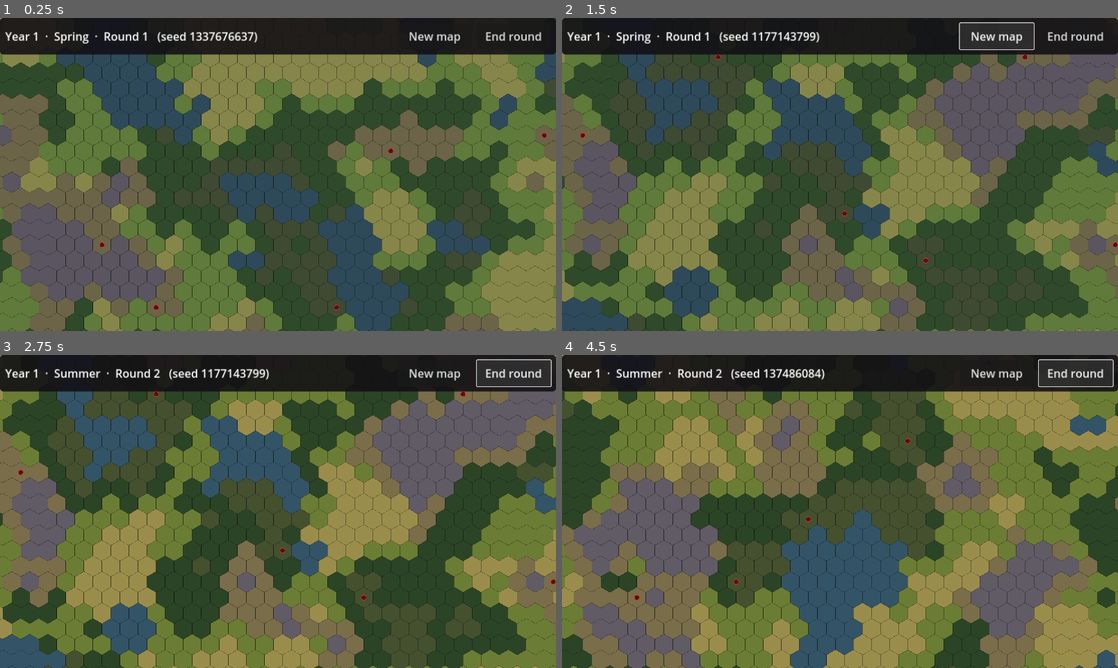
Above: before the commit, frames 1-4 (two rows, left to right).
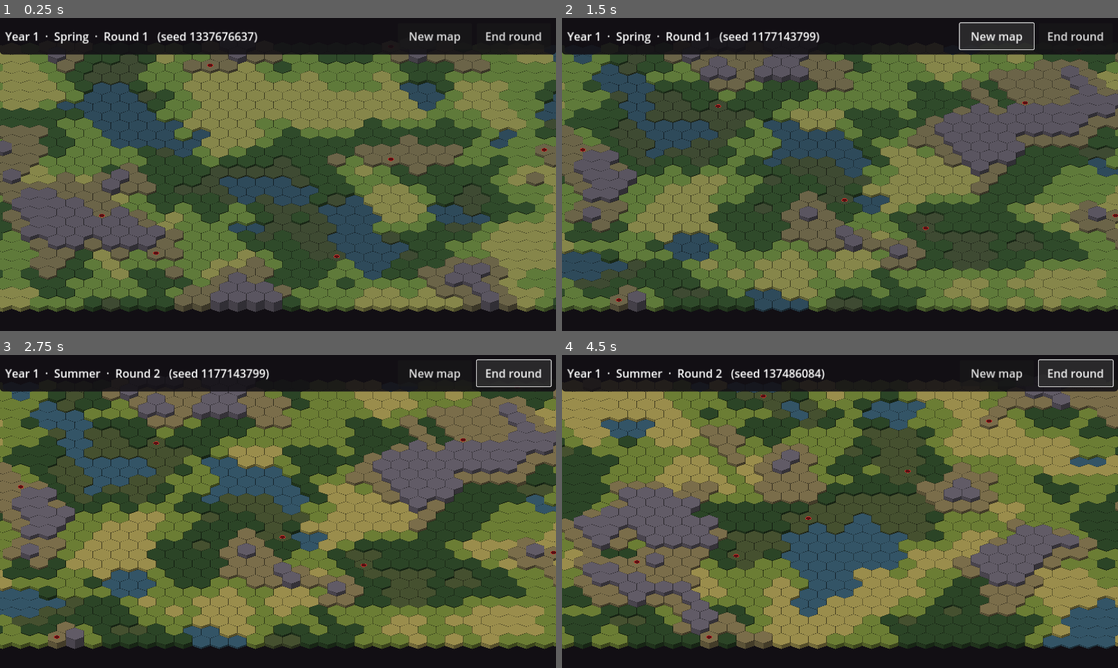
Above: after the commit, the same moments.

Repository: divinegigas/4x-hex
Game: Godot game, scene res://scenes/main.tscn
Two runs of this game, one before a commit and one after it. Both use one fixed random seed, a clock stepped at 60 frames per second and the inputs below.
Inputs:
- Up to frame 1 (0.25 s): no input
- Up to frame 2 (1.5 s): click "New map" at 0.5 s; click "New map" at 1.25 s
- Up to frame 3 (2.75 s): click "End round" at 2 s
- Up to frame 4 (4.5 s): click "End round" at 2.75 s; click "New map" at 3.5 s; click "End round" at 4.25 s

The runs differ from the first frame. In frame 1, 52% of the frame differs, in the area x 0-100%, y 0-100%; in frame 2, 51%; in frame 3, 58%; in frame 4, 55%.

Commit message:
Isometric 2.5D map view with terrain elevation
- Grid squashed vertically (data/view.json iso_y_scale) for a tilted camera
- Tiles are raised blocks with shaded side walls, height from terrain elevation
- Back-to-front draw order; picking hits the front-most visible tile
- Lairs drawn as flat pits; tests for iso layout, ordering and picking

Co-Authored-By: Claude Opus 5.5 <noreply@anthropic.com>
Claude-Session: https://claude.ai/code/session_01Luh6wHY1NRUDrXPTDzJxBP

Diff:
--- a/data/terrain.json
+++ b/data/terrain.json
@@ -1,47 +1,138 @@
 {
-  "_notes": "Terrain types (design doc section 3). 'base' is …(247 unchanged characters)… elds and costs are placeholders to tune.",
+  "_notes": "Terrain types (design doc section 3). 'base' is …(247 unchanged characters)… elds and costs are placeholders to tune. 'elevation' is the tile's height in the isometric view (and later terrain effects); multiplied by height_unit in view.json.",
   "terrains": {
     "grassland": {
       "name": "Grassland",
-      "base": { "passable": true, "move_cost": 1.0, "food": 2.0, "wood": 0.0, "stone": 0.0, "gold": 0.0 },
+      "elevation": 1.0,
+      "base": {
+        "passable": true,
+        "move_cost": 1.0,
+        "food": 2.0,
+        "wood": 0.0,
+        "stone": 0.0,
+        "gold": 0.0
+      },
       "season_overrides": {},
-      "colors": { "spring": "#5f7a3a", "summer": "#6b7d34", "fall": "#7a6a32", "winter": "#c9cfd2" }
+      "colors": {
+        "spring": "#5f7a3a",
+        "summer": "#6b7d34",
+        "fall": "#7a6a32",
+        "winter": "#c9cfd2"
+      }
     },
     "plains": {
       "name": "Plains",
-      "base": { "passable": true, "move_cost": 1.0, "food": 1.0, "wood": 0.0, "stone": 0.0, "gold": 1.0 },
+      "elevation": 1.0,
+      "base": {
+        "passable": true,
+        "move_cost": 1.0,
+        "food": 1.0,
+        "wood": 0.0,
+        "stone": 0.0,
+        "gold": 1.0
+      },
       "season_overrides": {},
-      "colors": { "spring": "#86864a", "summer": "#9a8d4c", "fall": "#8e6b3a", "winter": "#d5d8da" }
+      "colors": {
+        "spring": "#86864a",
+        "summer": "#9a8d4c",
+        "fall": "#8e6b3a",
+        "winter": "#d5d8da"
+      }
     },
     "forest": {
       "name": "Forest",
-      "base": { "passable": true, "move_cost": 2.0, "food": 1.0, "wood": 2.0, "stone": 0.0, "gold": 0.0 },
+      "elevation": 1.2,
+      "base": {
+        "passable": true,
+        "move_cost": 2.0,
+        "food": 1.0,
+        "wood": 2.0,
+        "stone": 0.0,
+        "gold": 0.0
+      },
       "season_overrides": {},
-      "colors": { "spring": "#2f4a2a", "summer": "#2b4426", "fall": "#5a3a1e", "winter": "#7d8b86" }
+      "colors": {
+        "spring": "#2f4a2a",
+        "summer": "#2b4426",
+        "fall": "#5a3a1e",
+        "winter": "#7d8b86"
+      }
     },
     "hills": {
       "name": "Hills",
-      "base": { "passable": true, "move_cost": 2.0, "food": 1.0, "wood": 0.0, "stone": 1.0, "gold": 0.0 },
+      "elevation": 2.0,
+      "base": {
+        "passable": true,
+        "move_cost": 2.0,
+        "food": 1.0,
+        "wood": 0.0,
+        "stone": 1.0,
+        "gold": 0.0
+      },
       "season_overrides": {},
-      "colors": { "spring": "#6b6448", "summer": "#7a6d4a", "fall": "#6e5638", "winter": "#b9bcbc" }
+      "colors": {
+        "spring": "#6b6448",
+        "summer": "#7a6d4a",
+        "fall": "#6e5638",
+        "winter": "#b9bcbc"
+      }
     },
     "mountains": {
       "name": "Mountains",
-      "base": { "passable": true, "move_cost": 3.0, "food": 0.0, "wood": 0.0, "stone": 2.0, "gold": 1.0 },
+      "elevation": 3.5,
+      "base": {
+        "passable": true,
+        "move_cost": 3.0,
+        "food": 0.0,
+        "wood": 0.0,
+        "stone": 2.0,
+        "gold": 1.0
+      },
       "season_overrides": {},
-      "colors": { "spring": "#5a5560", "summer": "#615b66", "fall": "#57505a", "winter": "#e4e6ea" }
+      "colors": {
+        "spring": "#5a5560",
+        "summer": "#615b66",
+        "fall": "#57505a",
+        "winter": "#e4e6ea"
+      }
     },
     "swamp": {
       "name": "Swamp",
-      "base": { "passable": true, "move_cost": 3.0, "food": 1.0, "wood": 1.0, "stone": 0.0, "gold": 0.0 },
+      "elevation": 0.5,
+      "base": {
+        "passable": true,
+        "move_cost": 3.0,
+        "food": 1.0,
+        "wood": 1.0,
+        "stone": 0.0,
+        "gold": 0.0
+      },
       "season_overrides": {},
-      "colors": { "spring": "#3e4a32", "summer": "#45502f", "fall": "#4a3f2a", "winter": "#8a948a" }
+      "colors": {
+        "spring": "#3e4a32",
+        "summer": "#45502f",
+        "fall": "#4a3f2a",
+        "winter": "#8a948a"
+      }
     },
     "lake": {
       "name": "Lake",
-      "base": { "passable": false, "move_cost": 1.0, "food": 1.0, "wood": 0.0, "stone": 0.0, "gold": 0.0 },
+      "elevation": 0.0,
+      "base": {
+        "passable": false,
+        "move_cost": 1.0,
+        "food": 1.0,
+        "wood": 0.0,
+        "stone": 0.0,
+        "gold": 0.0
+      },
       "season_overrides": {},
-      "colors": { "spring": "#2e4a5a", "summer": "#335466", "fall": "#2a4250", "winter": "#a9c3cf" }
+      "colors": {
+        "spring": "#2e4a5a",
+        "summer": "#335466",
+        "fall": "#2a4250",
+        "winter": "#a9c3cf"
+      }
     }
   }
 }
--- /dev/null
+++ b/data/view.json
@@ -0,0 +1,9 @@
+{
+  "_notes": "Isometric view settings (display only, never game rules). iso_y_scale squashes the map vertically to fake a tilted camera (1.0 = top-down). hex_size is centre-to-corner in world pixels. A tile's top face is raised by terrain elevation x height_unit; every tile also gets a slab of base_thickness so flat ground still shows an edge. wall_shade_left/right darken the two visible side walls.",
+  "iso_y_scale": 0.6,
+  "hex_size": 48,
+  "height_unit": 10,
+  "base_thickness": 6,
+  "wall_shade_left": 0.25,
+  "wall_shade_right": 0.45
+}
--- a/src/sim/game_data.gd
+++ b/src/sim/game_data.gd
@@ -33,6 +33,11 @@
 
 func terrain_name(id: String) -> String:
 	return str(terrain(id).get("name", id))
+
+
+## Height of the terrain (used by the isometric view; later by terrain effects).
+func terrain_elevation(id: String) -> float:
+	return float(terrain(id).get("elevation", 0.0))
 
 
 func terrain_color(id: String, season_id: String) -> Color:
@@ -75,6 +80,9 @@
 		errors.append("terrain.json: no terrains defined")
 	for id in terrains:
 		var t: Dictionary = terrains[id]
+		var elev: Variant = t.get("elevation", 0.0)
+		if typeof(elev) != TYPE_FLOAT and typeof(elev) != TYPE_INT:
+			errors.append("terrain.json: '%s' elevation is not a number" % id)
 		if not t.has("base"):
 			errors.append("terrain.json: '%s' has no 'base' block" % id)
 		var colors: Dictionary = t.get("colors", {})
--- a/src/view/hex_layout.gd
+++ b/src/view/hex_layout.gd
@@ -1,31 +1,39 @@
 ## Converts between axial hex coords and 2D pixel positions (pointy-top).
+## `y_scale` < 1 squashes the grid vertically for an isometric (tilted camera) look;
+## all conversions stay exact inverses of each other.
 extends RefCounted
 
 const Hex = preload("res://src/sim/hex.gd")
 const SQRT3 := 1.7320508075688772
 
-## Distance from a hex's centre to any corner, in world pixels.
+## Distance from a hex's centre to any corner, in world pixels (before squash).
 var size: float
+## Vertical squash: 1.0 = top-down, ~0.6 = isometric.
+var y_scale: float
 
 
-func _init(hex_size: float = 48.0) -> void:
+func _init(hex_size: float = 48.0, vertical_scale: float = 1.0) -> void:
 	size = hex_size
+	y_scale = vertical_scale
 
 
 func to_pixel(c: Vector2i) -> Vector2:
-	return Vector2(size * (SQRT3 * c.x + SQRT3 / 2.0 * c.y), size * 1.5 * c.y)
+	return Vector2(size * (SQRT3 * c.x + SQRT3 / 2.0 * c.y), size * 1.5 * c.y * y_scale)
 
 
+## Ground-plane pixel -> hex (ignores elevation; see IsoMapGeometry.pick for tall tiles).
 func to_hex(p: Vector2) -> Vector2i:
-	var q := (SQRT3 / 3.0 * p.x - p.y / 3.0) / size
-	var r := (2.0 / 3.0 * p.y) / size
+	var y := p.y / y_scale
+	var q := (SQRT3 / 3.0 * p.x - y / 3.0) / size
+	var r := (2.0 / 3.0 * y) / size
 	return Hex.round_axial(q, r)
 
 
+## Corners in order: 0 upper-right, 1 lower-right, 2 bottom, 3 lower-left, 4 upper-left, 5 top.
 func corners(c: Vector2i, scale: float = 1.0) -> PackedVector2Array:
 	var center := to_pixel(c)
 	var pts := PackedVector2Array()
 	for i in 6:
 		var angle := deg_to_rad(60.0 * i - 30.0)
-		pts.append(center + Vector2(cos(angle), sin(angle)) * size * scale)
+		pts.append(center + Vector2(cos(angle), sin(angle) * y_scale) * size * scale)
 	return pts
--- /dev/null
+++ b/src/view/iso_map_geometry.gd
@@ -0,0 +1,84 @@
+## Precomputed isometric shapes for every tile: the raised top face, the two
+## visible side walls, back-to-front draw order and hit testing.
+## Pure (no Nodes) so it can be tested headless. Rebuild when elevations change.
+extends RefCounted
+
+const HexLayout = preload("res://src/view/hex_layout.gd")
+
+var layout: HexLayout
+var height_unit: float
+var base_thickness: float
+
+## Coords sorted back (top of screen) to front.
+var order: Array[Vector2i] = []
+## coord -> PackedVector2Array, the raised top face.
+var tops := {}
+## coord -> [left wall, right wall], each a PackedVector2Array quad.
+var walls := {}
+## coord -> Vector2, centre of the raised top face.
+var centers := {}
+
+
+func _init(hex_layout: HexLayout, unit: float = 10.0, base: float = 6.0) -> void:
+	layout = hex_layout
+	height_unit = unit
+	base_thickness = base
+
+
+## `elevation_of` maps a coord to its terrain elevation.
+func build(coords: Array, elevation_of: Callable) -> void:
+	order.clear()
+	tops.clear()
+	walls.clear()
+	centers.clear()
+	for c in coords:
+		order.append(c)
+	# Rows further up the screen first; within a row, left to right.
+	order.sort_custom(func(a: Vector2i, b: Vector2i) -> bool:
+		if a.y != b.y:
+			return a.y < b.y
+		return a.x < b.x
+	)
+	for c in order:
+		var lift: float = float(elevation_of.call(c)) * height_unit
+		var up := Vector2(0, -lift)
+		var top := layout.corners(c)
+		for i in top.size():
+			top[i] += up
+		var drop := Vector2(0, lift + base_thickness)
+		tops[c] = top
+		# Only the two lower slanted edges show walls; the vertical side edges
+		# extrude straight down and have no visible area.
+		walls[c] = [_quad(top[2], top[3], drop), _quad(top[1], top[2], drop)]
+		centers[c] = layout.to_pixel(c) + up
+
+
+## The front-most tile whose top face or walls contain `p`, or null.
+func pick(p: Vector2) -> Variant:
+	for i in range(order.size() - 1, -1, -1):
+		var c: Vector2i = order[i]
+		if Geometry2D.is_point_in_polygon(p, tops[c]):
+			return c
+		var w: Array = walls[c]
+		if Geometry2D.is_point_in_polygon(p, w[0]) or Geometry2D.is_point_in_polygon(p, w[1]):
+			return c
+	return null
+
+
+## World-space rectangle covering every top face and wall.
+func bounds() -> Rect2:
+	if order.is_empty():
+		return Rect2()
+	var first: PackedVector2Array = tops[order[0]]
+	var rect := Rect2(first[0], Vector2.ZERO)
+	for c in order:
+		for p in tops[c]:
+			rect = rect.expand(p)
+		for w in walls[c]:
+			for p in w:
+				rect = rect.expand(p)
+	return rect
+
+
+static func _quad(a: Vector2, b: Vector2, drop: Vector2) -> PackedVector2Array:
+	return PackedVector2Array([a, b, b + drop, a + drop])
--- a/src/view/map_view.gd
+++ b/src/view/map_view.gd
@@ -1,52 +1,76 @@
-## Draws the hex map for the current season and handles tile selection.
-## Placeholder art: one flat colour per terrain per season (data/terrain.json).
+## Draws the hex map in 2.5D isometric for the current season and handles tile selection.
+## Tiles are raised blocks (terrain elevation) drawn back to front.
+## Placeholder art: one flat colour per terrain per season (data/terrain.json);
+## view settings come from data/view.json.
 extends Node2D
 
 signal tile_selected(coord: Vector2i)
 
 const HexLayout = preload("res://src/view/hex_layout.gd")
+const IsoMapGeometry = preload("res://src/view/iso_map_geometry.gd")
 const GameState = preload("res://src/sim/game_state.gd")
 
+const VIEW_CONFIG_PATH := "res://data/view.json"
 const OUTLINE_COLOR := Color(0, 0, 0, 0.35)
 const SELECT_COLOR := Color("#e8c15a")
 const LAIR_COLOR := Color("#5b0f12")
 const LAIR_RIM_COLOR := Color("#c23b2e")
 const RAVAGED_COLOR := Color("#2a1208")
 
-var layout := HexLayout.new(48.0)
+var layout: HexLayout
+var geometry: IsoMapGeometry
 var state: GameState
 var selected: Vector2i
 var has_selection := false
+var _shade_left := 0.25
+var _shade_right := 0.45
+
+
+func _init() -> void:
+	var cfg := load_view_config()
+	layout = HexLayout.new(float(cfg.get("hex_size", 48.0)), float(cfg.get("iso_y_scale", 0.6)))
+	geometry = IsoMapGeometry.new(layout, float(cfg.get("height_unit", 10.0)), float(cfg.get("base_thickness", 6.0)))
+	_shade_left = float(cfg.get("wall_shade_left", 0.25))
+	_shade_right = float(cfg.get("wall_shade_right", 0.45))
+
+
+static func load_view_config() -> Dictionary:
+	if not FileAccess.file_exists(VIEW_CONFIG_PATH):
+		push_warning("Missing %s, using default view settings" % VIEW_CONFIG_PATH)
+		return {}
+	var parsed: Variant = JSON.parse_string(FileAccess.get_file_as_string(VIEW_CONFIG_PATH))
+	if typeof(parsed) != TYPE_DICTIONARY:
+		push_warning("Could not parse %s, using default view settings" % VIEW_CONFIG_PATH)
+		return {}
+	return parsed
 
 
 func bind(game_state: GameState) -> void:
 	state = game_state
 	state.season_changed.connect(_on_season_changed)
 	has_selection = false
+	geometry.build(state.map.tiles.keys(), func(c: Vector2i) -> float:
+		return state.data.terrain_elevation(state.map.get_tile(c).terrain)
+	)
 	queue_redraw()
 
 
 ## World-space rectangle covering the whole map.
 func world_rect() -> Rect2:
-	if state == null or state.map.tile_count() == 0:
-		return Rect2()
-	var rect := Rect2(layout.to_pixel(state.map.tiles.keys()[0]), Vector2.ZERO)
-	for c in state.map.tiles:
-		rect = rect.expand(layout.to_pixel(c))
-	return rect.grow(layout.size)
+	return geometry.bounds()
 
 
-## Select the tile under a world position. Returns true if a tile was hit.
+## Select the tile drawn under a world position. Returns true if a tile was hit.
 func select_at_world(world_pos: Vector2) -> bool:
 	if state == null:
 		return false
-	var c := layout.to_hex(to_local(world_pos))
-	if not state.map.has_tile(c):
+	var hit: Variant = geometry.pick(to_local(world_pos))
+	if hit == null:
 		return false
-	selected = c
+	selected = hit
 	has_selection = true
 	queue_redraw()
-	tile_selected.emit(c)
+	tile_selected.emit(selected)
 	return true
 
 
@@ -58,27 +82,41 @@
 	if state == null:
 		return
 	var season := state.season()
-	for c in state.map.tiles:
-		var tile = state.map.tiles[c]
-		var pts := layout.corners(c)
+	for c in geometry.order:
+		var tile = state.map.get_tile(c)
 		var color := state.data.terrain_color(tile.terrain, season)
 		if tile.is_ravaged():
 			color = color.darkened(0.35)
-		draw_colored_polygon(pts, color)
-		var loop := pts.duplicate()
-		loop.append(pts[0])
+		var w: Array = geometry.walls[c]
+		draw_colored_polygon(w[0], color.darkened(_shade_left))
+		draw_colored_polygon(w[1], color.darkened(_shade_right))
+		var top: PackedVector2Array = geometry.tops[c]
+		draw_colored_polygon(top, color)
+		var loop := top.duplicate()
+		loop.append(top[0])
 		draw_polyline(loop, OUTLINE_COLOR, 1.5)
 
-		var center := layout.to_pixel(c)
+		var center: Vector2 = geometry.centers[c]
 		if tile.is_ravaged():
-			var s := layout.size * 0.45
-			draw_line(center + Vector2(-s, -s), center + Vector2(s, s), RAVAGED_COLOR, 3.0)
-			draw_line(center + Vector2(-s, s), center + Vector2(s, -s), RAVAGED_COLOR, 3.0)
+			var sx := layout.size * 0.45
+			var sy := sx * layout.y_scale
+			draw_line(center + Vector2(-sx, -sy), center + Vector2(sx, sy), RAVAGED_COLOR, 3.0)
+			draw_line(center + Vector2(-sx, sy), center + Vector2(sx, -sy), RAVAGED_COLOR, 3.0)
 		if tile.savage_spawn:
-			draw_circle(center, layout.size * 0.24, LAIR_COLOR)
-			draw_arc(center, layout.size * 0.24, 0.0, TAU, 24, LAIR_RIM_COLOR, 2.5)
+			_draw_lair(center)
 
+	# Drawn last so the selection stays visible even behind tall terrain.
 	if has_selection:
-		var sel := layout.corners(selected, 0.92)
-		sel.append(sel[0])
-		draw_polyline(sel, SELECT_COLOR, 4.0)
+		var sel: PackedVector2Array = geometry.tops[selected]
+		var outline := sel.duplicate()
+		outline.append(sel[0])
+		draw_polyline(outline, SELECT_COLOR, 4.0)
+
+
+## A lair is a dark pit: an ellipse lying flat on the tile.
+func _draw_lair(center: Vector2) -> void:
+	var r := layout.size * 0.26
+	draw_set_transform(center, 0.0, Vector2(1.0, layout.y_scale))
+	draw_circle(Vector2.ZERO, r, LAIR_COLOR)
+	draw_arc(Vector2.ZERO, r, 0.0, TAU, 24, LAIR_RIM_COLOR, 2.5)
+	draw_set_transform(Vector2.ZERO, 0.0, Vector2.ONE)
--- a/tests/run_tests.gd
+++ b/tests/run_tests.gd
@@ -8,6 +8,7 @@
 	"res://tests/test_hex.gd",
 	"res://tests/test_seasons.gd",
 	"res://tests/test_map.gd",
+	"res://tests/test_iso.gd",
 ]
 
 
--- /dev/null
+++ b/tests/test_iso.gd
@@ -0,0 +1,67 @@
+extends "res://tests/test_case.gd"
+
+const Hex = preload("res://src/sim/hex.gd")
+const GameData = preload("res://src/sim/game_data.gd")
+const HexLayout = preload("res://src/view/hex_layout.gd")
+const IsoMapGeometry = preload("res://src/view/iso_map_geometry.gd")
+
+
+func test_squashed_layout_round_trip() -> void:
+	var layout := HexLayout.new(48.0, 0.6)
+	for c in Hex.within(Vector2i(1, 2), 4):
+		var p := layout.to_pixel(c)
+		check_eq(layout.to_hex(p), c, "centre")
+		for corner in layout.corners(c, 0.9):
+			check_eq(layout.to_hex(corner), c, "near corner")
+
+
+func test_squash_shrinks_rows() -> void:
+	var flat := HexLayout.new(48.0, 1.0)
+	var iso := HexLayout.new(48.0, 0.6)
+	var c := Vector2i(0, 4)
+	check_eq(iso.to_pixel(c).y, flat.to_pixel(c).y * 0.6)
+	check_eq(iso.to_pixel(c).x, flat.to_pixel(c).x)
+
+
+func test_draw_order_is_back_to_front() -> void:
+	var geo := IsoMapGeometry.new(HexLayout.new(48.0, 0.6))
+	geo.build(Hex.within(Vector2i.ZERO, 3), func(_c: Vector2i) -> float: return 1.0)
+	for i in range(1, geo.order.size()):
+		var a: Vector2i = geo.order[i - 1]
+		var b: Vector2i = geo.order[i]
+		check(a.y < b.y or (a.y == b.y and a.x < b.x), "%s before %s" % [a, b])
+
+
+func test_flat_map_picks_tile_under_centre() -> void:
+	var geo := IsoMapGeometry.new(HexLayout.new(48.0, 0.6), 10.0, 6.0)
+	var coords := Hex.within(Vector2i.ZERO, 4)
+	geo.build(coords, func(_c: Vector2i) -> float: return 1.0)
+	for c in coords:
+		check_eq(geo.pick(geo.centers[c]), c)
+
+
+func test_elevation_raises_top_face() -> void:
+	var geo := IsoMapGeometry.new(HexLayout.new(48.0, 0.6), 10.0, 6.0)
+	geo.build([Vector2i(0, 0), Vector2i(3, 0)], func(c: Vector2i) -> float: return 3.0 if c.x == 3 else 0.0)
+	var low: Vector2 = geo.centers[Vector2i(0, 0)]
+	var high: Vector2 = geo.centers[Vector2i(3, 0)]
+	check_eq(low.y - high.y, 30.0, "3 elevation x 10 units")
+
+
+func test_tall_front_tile_occludes_tile_behind() -> void:
+	# (0,1) is in front of (0,0); raise it enough to cover (0,0)'s lower half.
+	var geo := IsoMapGeometry.new(HexLayout.new(48.0, 0.6), 10.0, 6.0)
+	geo.build([Vector2i(0, 0), Vector2i(0, 1)], func(c: Vector2i) -> float: return 4.0 if c.y == 1 else 0.0)
+	var behind: Vector2 = geo.centers[Vector2i(0, 0)]
+	var front_top: PackedVector2Array = geo.tops[Vector2i(0, 1)]
+	# Pick a point inside the front tile's raised top that also lies over the back tile.
+	var p := behind + Vector2(20, 10)
+	check(Geometry2D.is_point_in_polygon(p, front_top), "test point should be on the raised front tile")
+	check_eq(geo.pick(p), Vector2i(0, 1))
+
+
+func test_terrain_elevations_load() -> void:
+	var data := GameData.new()
+	check(data.errors.is_empty(), ", ".join(data.errors))
+	check(data.terrain_elevation("mountains") > data.terrain_elevation("grassland"), "mountains above grassland")
+	check(data.terrain_elevation("lake") <= data.terrain_elevation("swamp"), "lakes lowest")
Not shown, changed: CLAUDE.md
